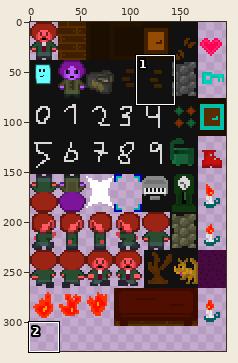
Two versions of one sprite sheet, html/sprite.png. The first picture is a wide view before the edit; the outline marks the close-up.
Close-up. Before the commit:
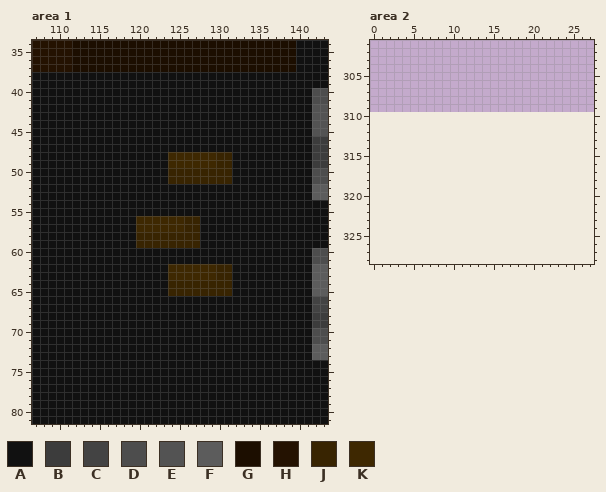
The file is 196x310 pixels. Colours within 5 levels of each other are drawn and written as one. Shown: area 1: x 107..143, y 34..81; area 2: x 0..27, y 301..328. The old version is drawn lined up with the new one, on the new canvas. The wide view leaves out empty margins.
Palette (. is transparent): A #111111  B #3c3c3c  C #434343  D #4d4d4d  E #535353  F #5c5c5c  G #1c0e00  H #241201  J #382401  K #3e2801
Pixels before, area 1, first column x 107:
34 HHHHHGGGGGGGGGGGGGGGGGGGGGGGGGGGGAAAA
35 HHHHHGGGGGGGGGGGGGGGGGGGGGGGGGGGGAAAA
36 HHHHHGGGGGGGGGGGGGGGGGGGGGGGGGGGGAAAA
37 HHHHHGGGGGGGGGGGGGGGGGGGGGGGGGGGGAAAA
38 AAAAAAAAAAAAAAAAAAAAAAAAAAAAAAAAAAAAA
39 AAAAAAAAAAAAAAAAAAAAAAAAAAAAAAAAAAAAA
40 AAAAAAAAAAAAAAAAAAAAAAAAAAAAAAAAAAADD
41 AAAAAAAAAAAAAAAAAAAAAAAAAAAAAAAAAAADD
42 AAAAAAAAAAAAAAAAAAAAAAAAAAAAAAAAAAAEE
43 AAAAAAAAAAAAAAAAAAAAAAAAAAAAAAAAAAAEE
44 AAAAAAAAAAAAAAAAAAAAAAAAAAAAAAAAAAAEE
45 AAAAAAAAAAAAAAAAAAAAAAAAAAAAAAAAAAAEE
46 AAAAAAAAAAAAAAAAAAAAAAAAAAAAAAAAAAABB
47 AAAAAAAAAAAAAAAAAAAAAAAAAAAAAAAAAAABB
48 AAAAAAAAAAAAAAAAAKKKKKKJJAAAAAAAAAABB
49 AAAAAAAAAAAAAAAAAKKKKKKJJAAAAAAAAAABB
50 AAAAAAAAAAAAAAAAAJJJJJJJJAAAAAAAAAADD
51 AAAAAAAAAAAAAAAAAJJJJJJJJAAAAAAAAAADD
52 AAAAAAAAAAAAAAAAAAAAAAAAAAAAAAAAAAAFF
53 AAAAAAAAAAAAAAAAAAAAAAAAAAAAAAAAAAAFF
54 AAAAAAAAAAAAAAAAAAAAAAAAAAAAAAAAAAAAA
55 AAAAAAAAAAAAAAAAAAAAAAAAAAAAAAAAAAAAA
56 AAAAAAAAAAAAAKKKKKKJJAAAAAAAAAAAAAAAA
57 AAAAAAAAAAAAAKKKKKKJJAAAAAAAAAAAAAAAA
58 AAAAAAAAAAAAAJJJJJJJJAAAAAAAAAAAAAAAA
59 AAAAAAAAAAAAAJJJJJJJJAAAAAAAAAAAAAAAA
60 AAAAAAAAAAAAAAAAAAAAAAAAAAAAAAAAAAADD
61 AAAAAAAAAAAAAAAAAAAAAAAAAAAAAAAAAAADD
62 AAAAAAAAAAAAAAAAAKKKKKKJJAAAAAAAAAAFF
63 AAAAAAAAAAAAAAAAAKKKKKKJJAAAAAAAAAAFF
64 AAAAAAAAAAAAAAAAAJJJJJJJJAAAAAAAAAAFF
65 AAAAAAAAAAAAAAAAAJJJJJJJJAAAAAAAAAAFF
66 AAAAAAAAAAAAAAAAAAAAAAAAAAAAAAAAAAACC
67 AAAAAAAAAAAAAAAAAAAAAAAAAAAAAAAAAAACC
68 AAAAAAAAAAAAAAAAAAAAAAAAAAAAAAAAAAABB
69 AAAAAAAAAAAAAAAAAAAAAAAAAAAAAAAAAAABB
70 AAAAAAAAAAAAAAAAAAAAAAAAAAAAAAAAAAADD
71 AAAAAAAAAAAAAAAAAAAAAAAAAAAAAAAAAAADD
72 AAAAAAAAAAAAAAAAAAAAAAAAAAAAAAAAAAAFF
73 AAAAAAAAAAAAAAAAAAAAAAAAAAAAAAAAAAAFF
74 AAAAAAAAAAAAAAAAAAAAAAAAAAAAAAAAAAAAA
75 AAAAAAAAAAAAAAAAAAAAAAAAAAAAAAAAAAAAA
76 AAAAAAAAAAAAAAAAAAAAAAAAAAAAAAAAAAAAA
77 AAAAAAAAAAAAAAAAAAAAAAAAAAAAAAAAAAAAA
78 AAAAAAAAAAAAAAAAAAAAAAAAAAAAAAAAAAAAA
79 AAAAAAAAAAAAAAAAAAAAAAAAAAAAAAAAAAAAA
80 AAAAAAAAAAAAAAAAAAAAAAAAAAAAAAAAAAAAA
81 AAAAAAAAAAAAAAAAAAAAAAAAAAAAAAAAAAAAA
After:
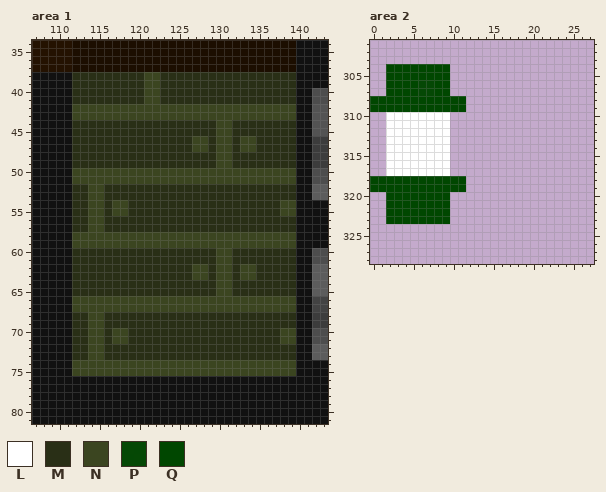
Colours new in this view: L #ffffff  M #292f16  N #3b4520  P #004600f9  Q #004700
From old to new:
canvas 196x310 -> 196x347
Area 1:
The author changed colour A to colour M in rows 38 to 41 at x 112 to 120 and 123 to 139; in rows 44 to 45 at x 112 to 129 and 132 to 139; in rows 46 to 47 at x 112 to 126, 129, 132 and 135 to 139; in rows 48 to 49 at x 112 to 123 and 132 to 139; in rows 52 to 53 at x 112 to 113 and 116 to 139; in rows 54 to 55 at x 112 to 113, 116 and 119 to 137.
The author changed colour A to colour M in rows 56 to 57 at x 112 to 113, 116 to 119 and 128 to 139; in rows 60 to 61 at x 112 to 129 and 132 to 139; in rows 62 to 63 at x 112 to 123, 132 and 135 to 139; in rows 64 to 65 at x 112 to 123 and 132 to 139; in rows 68 to 69 at x 112 to 113 and 116 to 139; in rows 70 to 71 at x 112 to 113, 116 and 119 to 137.
The author changed colour A to colour M in rows 72 to 73 at x 112 to 113 and 116 to 139.
The author changed colour J to colour M in rows 56 to 57 at x 126 to 127; in rows 64 to 65 at x 124 to 129.
The author changed colour K to colour M in rows 48 to 49 at x 124 to 129; in rows 56 to 57 at x 120 to 125; in rows 62 to 63 at x 124 to 126 and 129.
The author changed colour A to colour N in rows 38 to 41 at x 121 to 122; in rows 42 to 43 at x 112 to 139; in rows 44 to 45 at x 130 to 131; in rows 46 to 47 at x 127 to 128, 130 to 131 and 133 to 134; in rows 50 to 51 at x 112 to 123 and 132 to 139; in rows 52 to 53 at x 114 to 115.
The author changed colour A to colour N in rows 54 to 55 at x 114 to 115, 117 to 118 and 138 to 139; in rows 56 to 57 at x 114 to 115; in rows 58 to 59 at x 112 to 119 and 128 to 139; in rows 60 to 61 at x 130 to 131; in rows 62 to 63 at x 133 to 134; in rows 66 to 67 at x 112 to 139.
The author changed colour A to colour N in rows 68 to 69 at x 114 to 115; in rows 70 to 71 at x 114 to 115, 117 to 118 and 138 to 139; in rows 72 to 73 at x 114 to 115; in rows 74 to 75 at x 112 to 139.
The author changed colour J to colour N in rows 48 to 49 at x 130 to 131; in rows 50 to 51 at x 124 to 131; in rows 58 to 59 at x 120 to 127; in rows 62 to 65 at x 130 to 131.
The author changed colour K to colour N in rows 62 to 63 at x 127 to 128.
Area 2:
Colour L now appears in rows 310 to 317 at x 2 to 9.
Colour P now appears in rows 306 to 307 at x 6 to 7.
Colour Q now appears in rows 304 to 305 at x 2 to 9; in rows 306 to 307 at x 2 to 5 and 8 to 9; in rows 308 to 309 at x 0 to 11; in rows 318 to 319 at x 0 to 11; in rows 320 to 323 at x 2 to 9.
Pixel boxes of the changes (left, top, right, bottom) in both close-ups:
changed: (72, 72, 296, 376)
added: (370, 64, 466, 224)
